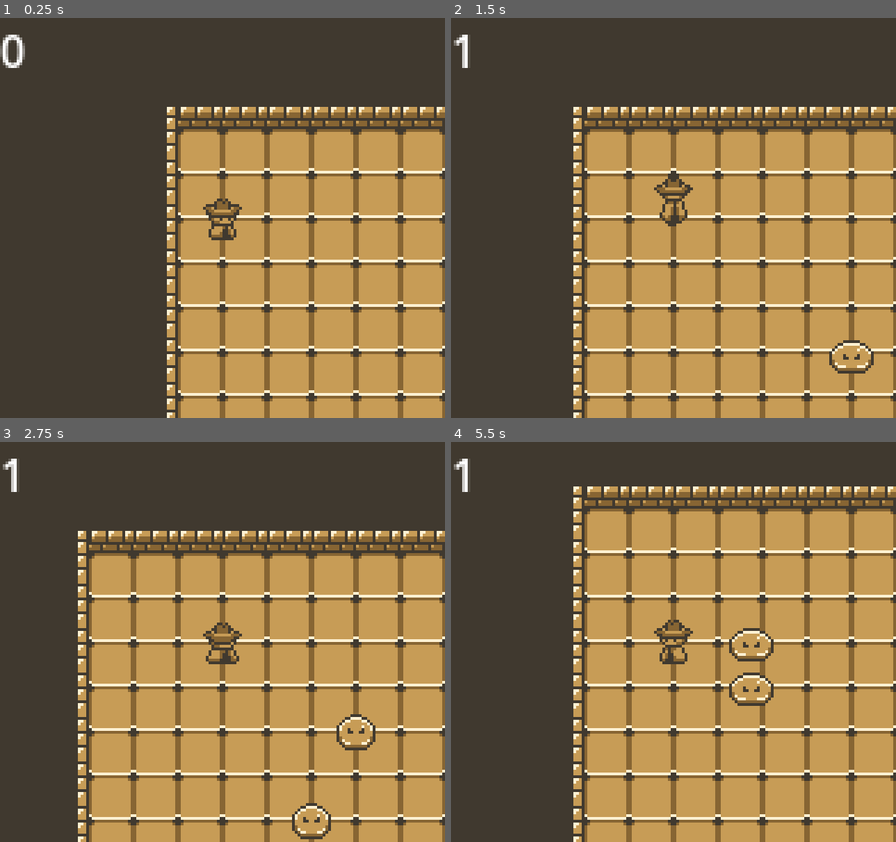
Above: before the commit, frames 1-4 (two rows, left to right).
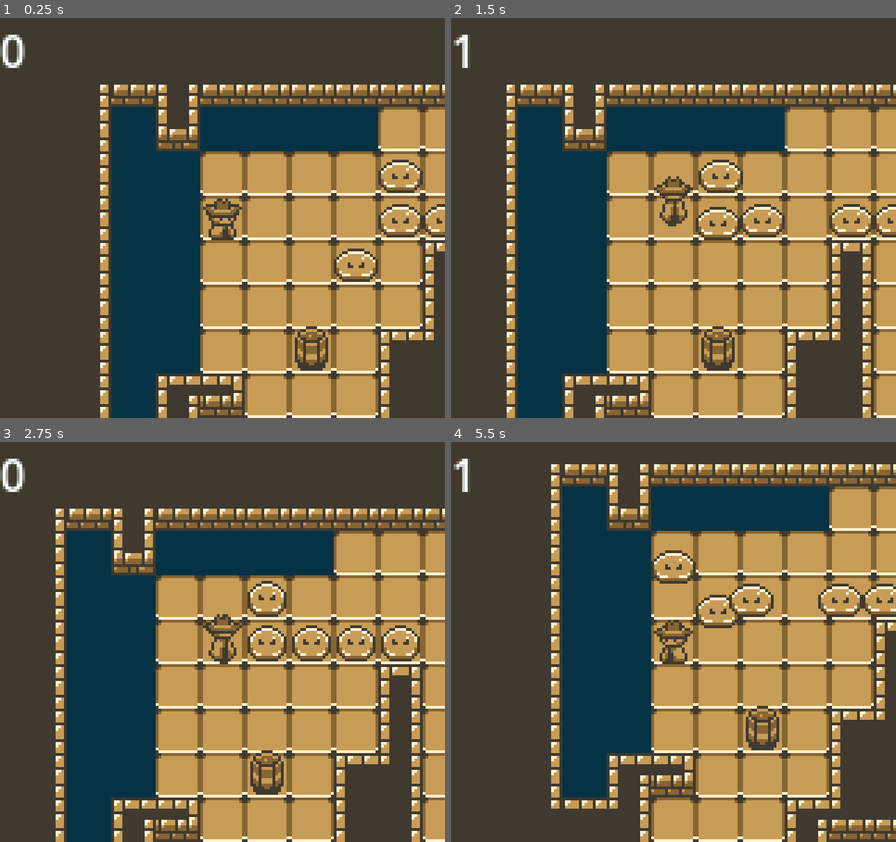
Above: after the commit, the same moments.

Repository: ThGnommy/gb-jam-13
Game: Godot game, scene res://scenes/levels/main.tscn
Two runs of this game, one before a commit and one after it. Both use one fixed random seed, a clock stepped at 60 frames per second and the inputs below. Before the commit the project starts from res://scenes/levels/FabioTest.tscn.
Inputs:
- Up to frame 1 (0.25 s): no input
- Up to frame 2 (1.5 s): hold Right (right) 0.53-1.28 s; hold Down (down) from 1.28 s (still down)
- Up to frame 3 (2.75 s): release Down (down) at 2.03 s; hold Right (right) from 2.03 s (still down)
- Up to frame 4 (5.5 s): release Right (right) at 2.78 s; hold W (shootUp) 2.78-3.53 s; hold Left (left) 3.53-5.03 s; hold Down (down) from 5.03 s (still down)

The runs differ from the first frame. In frame 1, 43% of the frame differs, in the area x 22-100%, y 16-100%; in frame 2, 48%; in frame 3, 49%, in the area x 0-100%, y 4-100%; in frame 4, 49%.

Commit message:
Change main scene

Diff:
--- a/project.godot
+++ b/project.godot
@@ -11,8 +11,8 @@
 [application]
 
 config/name="GBJam13"
-run/main_scene="uid://bcxprgultfrn3"
-config/features=PackedStringArray("4.5", "Mobile")
+run/main_scene="uid://6er53p8dim3l"
+config/features=PackedStringArray("4.4", "Mobile")
 boot_splash/use_filter=false
 config/icon="res://icon.svg"
 boot_splash/minimum_display_time=2000
